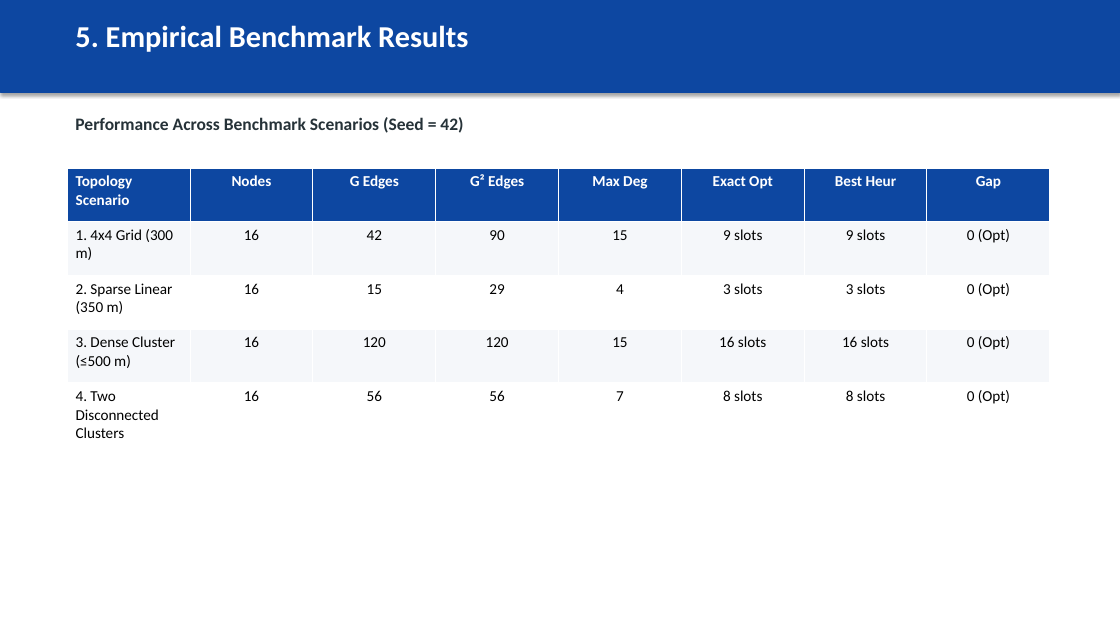
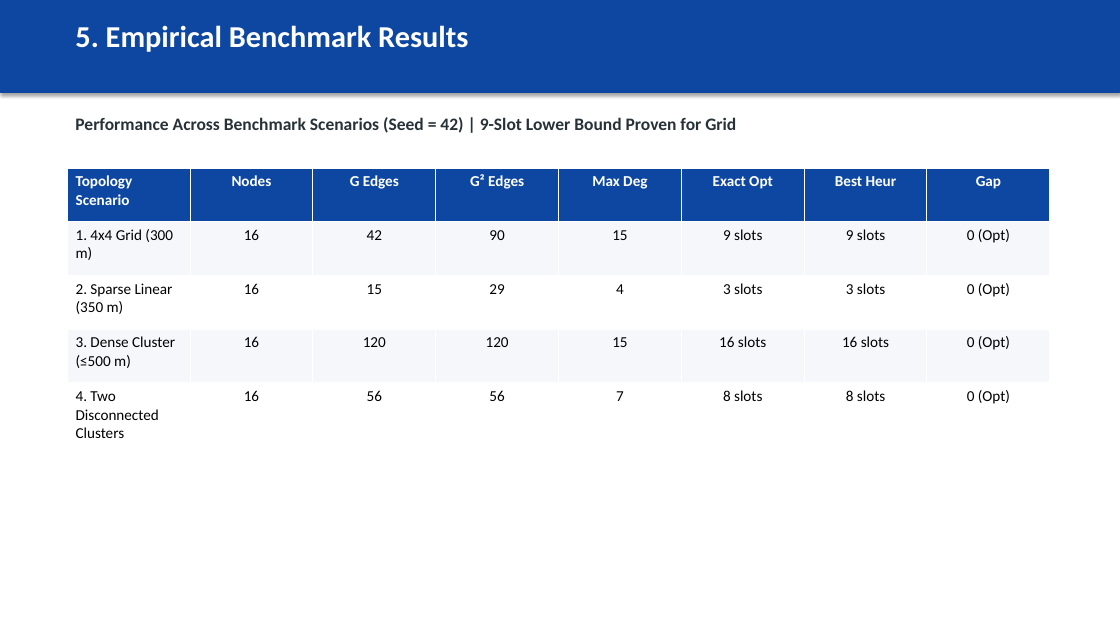
Before and after one commit to athishio/tdma-schedule-optimizer, a slide deck: slide 6 of docs/presentation.pptx. Drawn at 1120x630 pixels with LibreOffice and Linux fonts; fonts in the diff are those of the drawing. Boxes give left, top, right and bottom in pixels: in the first picture for what was removed or moved away, otherwise in the second. Text is boxed around its words. In the diff, an @@ line names an element or a change of style, - is before the commit and + after.

```diff
--- a/docs/presentation.pptx
+++ b/docs/presentation.pptx
@@ text at (x1=75, y1=117, x2=736, y2=133): text changed @@
-Performance Across Benchmark Scenarios (Seed = 42)
+Performance Across Benchmark Scenarios (Seed = 42) | 9-Slot Lower Bound Proven for Grid
```
Also in this commit, not shown: 2 other slides changed, 5 other files.
